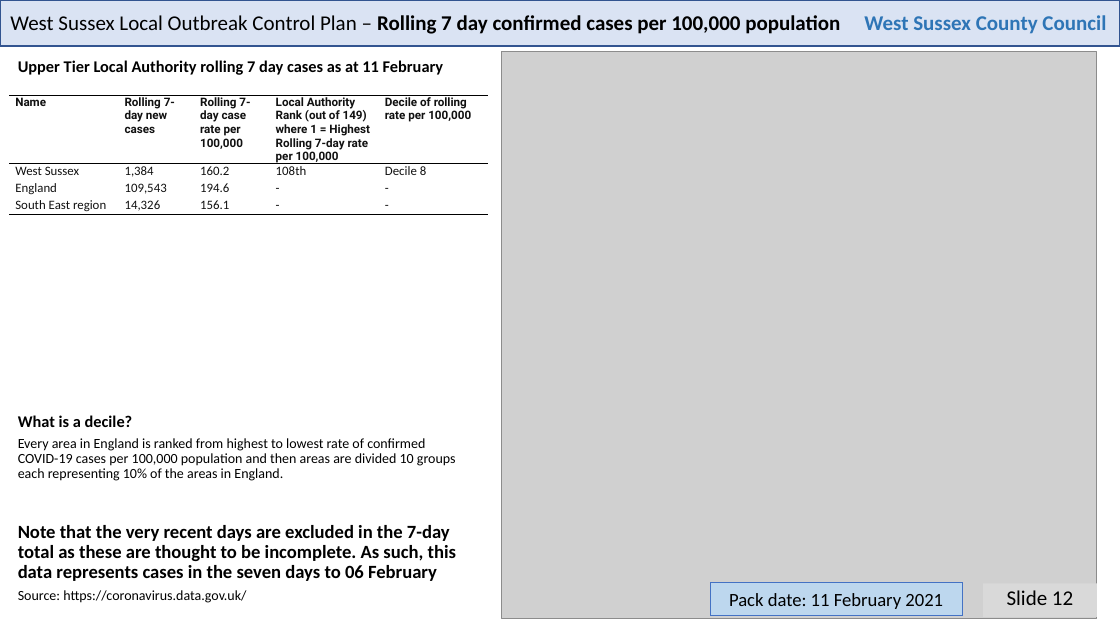
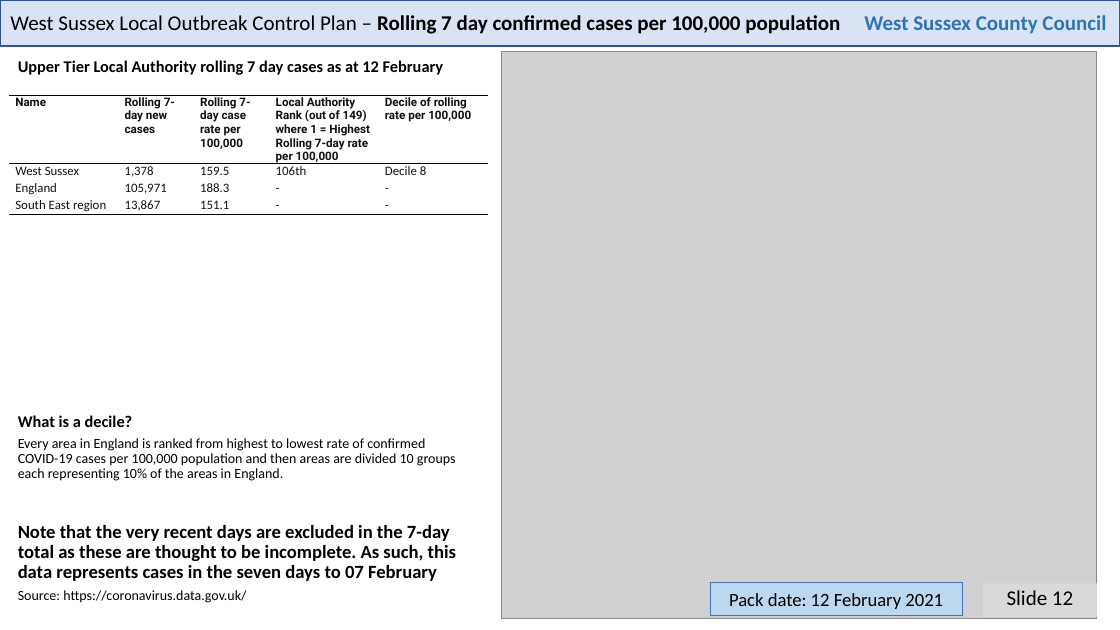
Before and after one commit to psychty/wsx_covid_datapack_public, a slide deck: slide 12 of Latest_West_Sussex_C19_slide_deck.pptx. Drawn at 1120x630 pixels with LibreOffice and Linux fonts; fonts in the diff are those of the drawing; grey boxes stand for pictures. Boxes give left, top, right and bottom in pixels: in the first picture for what was removed or moved away, otherwise in the second. Text is boxed around its words. In the diff, an @@ line names an element or a change of style, - is before the commit and + after.

```diff
--- a/Latest_West_Sussex_C19_slide_deck.pptx
+++ b/Latest_West_Sussex_C19_slide_deck.pptx
@@ text at [18,60,444,75]: text changed @@
-Upper Tier Local Authority rolling 7 day cases as at 11 February
+Upper Tier Local Authority rolling 7 day cases as at 12 February
@@ table at [9,96,488,329] @@
-row 2: West Sussex | 1,384 | 160.2 | 108th | Decile 8
+row 2: West Sussex | 1,378 | 159.5 | 106th | Decile 8
-row 3, column 2: 109,543
+row 3, column 2: 105,971
-row 3, column 3: 194.6
+row 3, column 3: 188.3
-row 4, column 2: 14,326
+row 4, column 2: 13,867
-row 4, column 3: 156.1
+row 4, column 3: 151.1
@@ text at [18,525,456,581]: text changed @@
-Note that the very recent days are excluded in the 7-day total as these are thought to be incomplete. As such, this data represents cases in the seven days to 06 February
+Note that the very recent days are excluded in the 7-day total as these are thought to be incomplete. As such, this data represents cases in the seven days to 07 February
@@ text in rectangle at [729,593,943,609]: text changed @@
-Pack date: 11 February 2021
+Pack date: 12 February 2021
```
Also in this commit, not shown: 21 other slides changed, 48 other files.
